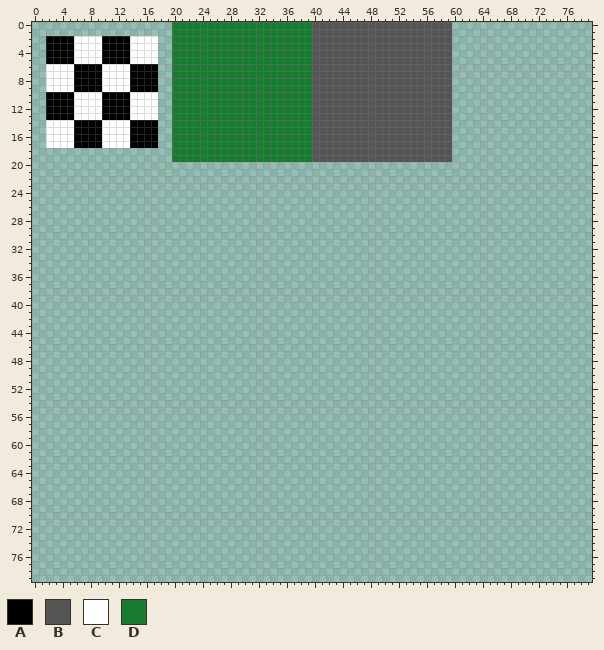
Sprite sheet -- tilesets/tl_terrain/output_tileset.png. Above, as it was before the edit.
The file is 80x80 pixels.
Palette (. is transparent): A #000000  B #555555  C #ffffff  D #197b30
New version:
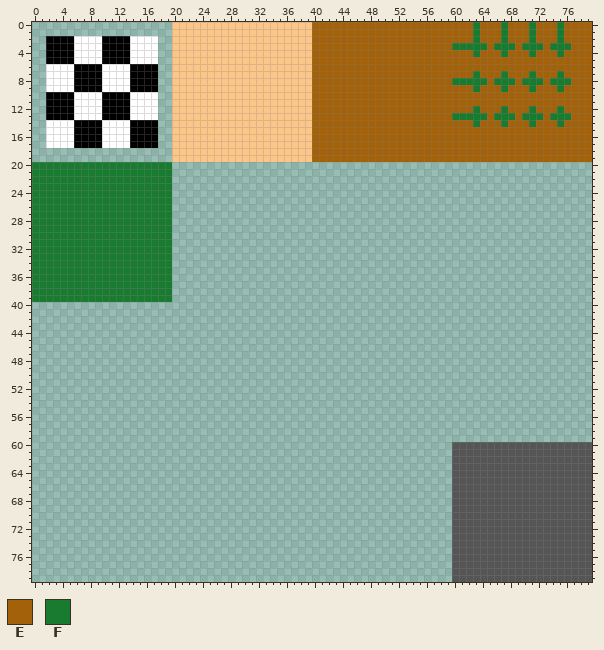
Colours new in this view: E #a3620a  F #197b30
Diff:
colour D: #197b30 -> #fdc689
Changed rows in their new state; - is a pixel that keeps its letter.
first column x 0:
 0 ----------------------------------------EEEEEEEEEEEEEEEEEEEEEEEFEEEFEEEFEEEFEEEE
 1 ----------------------------------------EEEEEEEEEEEEEEEEEEEEEEEFEEEFEEEFEEEFEEEE
 2 ----------------------------------------EEEEEEEEEEEEEEEEEEEEEEEFEEEFEEEFEEEFEEEE
 3 ----------------------------------------EEEEEEEEEEEEEEEEEEEEFFFFFEFFFEFFFEFFFEEE
 4 ----------------------------------------EEEEEEEEEEEEEEEEEEEEEEEFEEEFEEEFEEEFEEEE
 5 ----------------------------------------EEEEEEEEEEEEEEEEEEEEEEEEEEEEEEEEEEEEEEEE
 6 ----------------------------------------EEEEEEEEEEEEEEEEEEEEEEEEEEEEEEEEEEEEEEEE
 7 ----------------------------------------EEEEEEEEEEEEEEEEEEEEEEEFEEEFEEEFEEEFEEEE
 8 ----------------------------------------EEEEEEEEEEEEEEEEEEEEFFFFFEFFFEFFFEFFFEEE
 9 ----------------------------------------EEEEEEEEEEEEEEEEEEEEEEEFEEEFEEEFEEEFEEEE
10 ----------------------------------------EEEEEEEEEEEEEEEEEEEEEEEEEEEEEEEEEEEEEEEE
11 ----------------------------------------EEEEEEEEEEEEEEEEEEEEEEEEEEEEEEEEEEEEEEEE
12 ----------------------------------------EEEEEEEEEEEEEEEEEEEEEEEFEEEFEEEFEEEFEEEE
13 ----------------------------------------EEEEEEEEEEEEEEEEEEEEFFFFFEFFFEFFFEFFFEEE
14 ----------------------------------------EEEEEEEEEEEEEEEEEEEEEEEFEEEFEEEFEEEFEEEE
15 ----------------------------------------EEEEEEEEEEEEEEEEEEEEEEEEEEEEEEEEEEEEEEEE
16 ----------------------------------------EEEEEEEEEEEEEEEEEEEEEEEEEEEEEEEEEEEEEEEE
17 ----------------------------------------EEEEEEEEEEEEEEEEEEEEEEEEEEEEEEEEEEEEEEEE
18 ----------------------------------------EEEEEEEEEEEEEEEEEEEEEEEEEEEEEEEEEEEEEEEE
19 ----------------------------------------EEEEEEEEEEEEEEEEEEEEEEEEEEEEEEEEEEEEEEEE
20 FFFFFFFFFFFFFFFFFFFF------------------------------------------------------------
21 FFFFFFFFFFFFFFFFFFFF------------------------------------------------------------
22 FFFFFFFFFFFFFFFFFFFF------------------------------------------------------------
23 FFFFFFFFFFFFFFFFFFFF------------------------------------------------------------
24 FFFFFFFFFFFFFFFFFFFF------------------------------------------------------------
25 FFFFFFFFFFFFFFFFFFFF------------------------------------------------------------
26 FFFFFFFFFFFFFFFFFFFF------------------------------------------------------------
27 FFFFFFFFFFFFFFFFFFFF------------------------------------------------------------
28 FFFFFFFFFFFFFFFFFFFF------------------------------------------------------------
29 FFFFFFFFFFFFFFFFFFFF------------------------------------------------------------
30 FFFFFFFFFFFFFFFFFFFF------------------------------------------------------------
31 FFFFFFFFFFFFFFFFFFFF------------------------------------------------------------
32 FFFFFFFFFFFFFFFFFFFF------------------------------------------------------------
33 FFFFFFFFFFFFFFFFFFFF------------------------------------------------------------
34 FFFFFFFFFFFFFFFFFFFF------------------------------------------------------------
35 FFFFFFFFFFFFFFFFFFFF------------------------------------------------------------
36 FFFFFFFFFFFFFFFFFFFF------------------------------------------------------------
37 FFFFFFFFFFFFFFFFFFFF------------------------------------------------------------
38 FFFFFFFFFFFFFFFFFFFF------------------------------------------------------------
39 FFFFFFFFFFFFFFFFFFFF------------------------------------------------------------
first column x 60:
60 BBBBBBBBBBBBBBBBBBBB
61 BBBBBBBBBBBBBBBBBBBB
62 BBBBBBBBBBBBBBBBBBBB
63 BBBBBBBBBBBBBBBBBBBB
64 BBBBBBBBBBBBBBBBBBBB
65 BBBBBBBBBBBBBBBBBBBB
66 BBBBBBBBBBBBBBBBBBBB
67 BBBBBBBBBBBBBBBBBBBB
68 BBBBBBBBBBBBBBBBBBBB
69 BBBBBBBBBBBBBBBBBBBB
70 BBBBBBBBBBBBBBBBBBBB
71 BBBBBBBBBBBBBBBBBBBB
72 BBBBBBBBBBBBBBBBBBBB
73 BBBBBBBBBBBBBBBBBBBB
74 BBBBBBBBBBBBBBBBBBBB
75 BBBBBBBBBBBBBBBBBBBB
76 BBBBBBBBBBBBBBBBBBBB
77 BBBBBBBBBBBBBBBBBBBB
78 BBBBBBBBBBBBBBBBBBBB
79 BBBBBBBBBBBBBBBBBBBB
Pixel boxes of the changes (left, top, right, bottom) in both pictures:
changed: (32, 22, 592, 302)
added: (452, 442, 592, 582)
